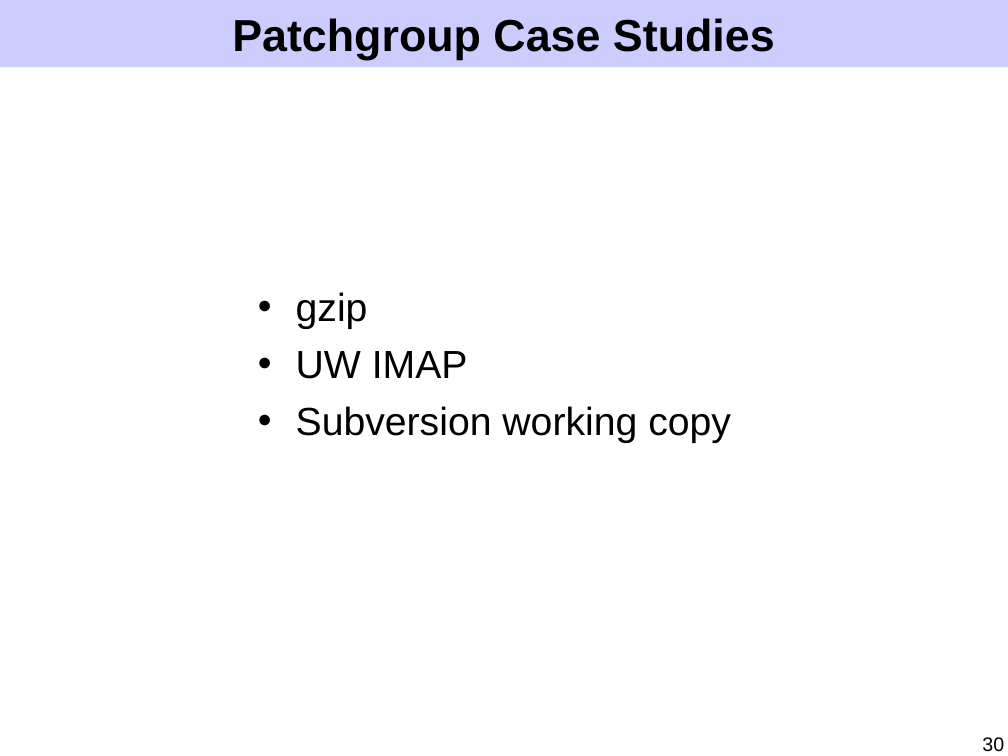
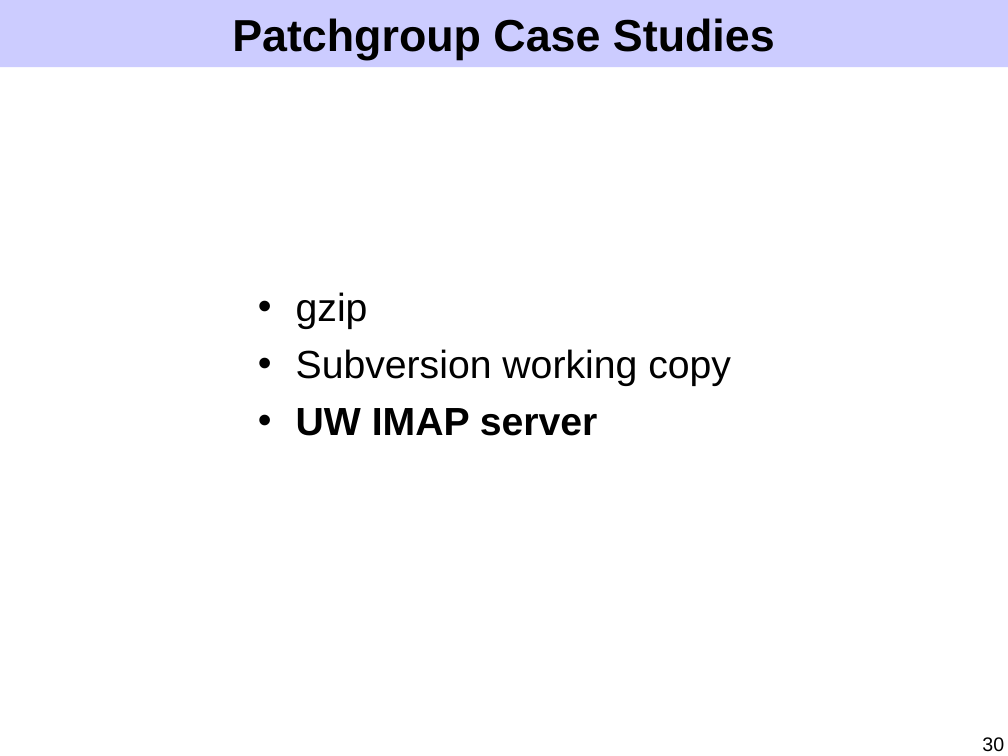
Before and after one commit to ucla-readable/fstitch-doc, a slide deck: slide 30 of sosp/pres.ppt. Drawn at 1008x756 pixels with LibreOffice and Linux fonts; fonts in the diff are those of the drawing. Boxes give left, top, right and bottom in pixels: in the first picture for what was removed or moved away, otherwise in the second. Text is boxed around its words. In the diff, an @@ line names an element or a change of style, - is before the commit and + after.

```diff
--- a/sosp/pres.ppt
+++ b/sosp/pres.ppt
@@ text at <box>296,351,468,379</box>: paragraph removed @@
-• UW IMAP
@@ text at <box>296,408,598,436</box>: paragraph added @@
+• UW IMAP server
```
Also in this commit, not shown: 14 other slides changed.
